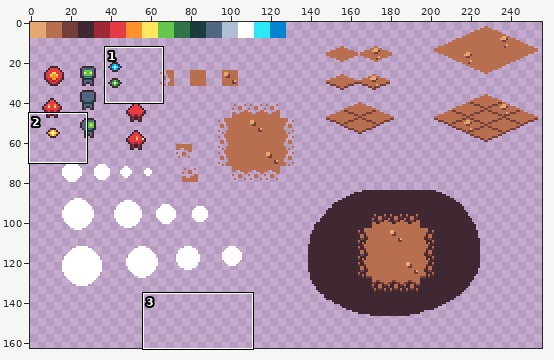
Pixel-art file -- assets/aseprite/sketch.ase. The picture above shows the old version from afar; the outline marks the close-up.
Close-up. First the earlier version:
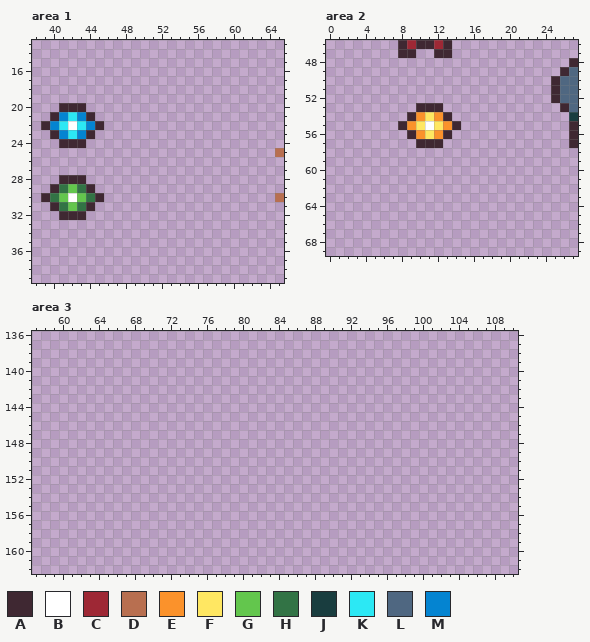
256x256 pixels, 1 frame. Shown: area 1: x 38..65, y 13..39; area 2: x 0..27, y 46..69; area 3: x 57..110, y 136..162. The wide view leaves out empty margins.
Palette (. is transparent): A #3f2832  B #ffffff  C #9e2835  D #b86f50  E #fb922b  F #ffe762  G #63c64d  H #327345  J #193d3f  K #2ce8f4  L #4f6781  M #0484d1
Pixels before, area 1, first column x 39:
20 ..AAA......................
21 .AMKMA.....................
22 AMKBKMA....................
23 .AMKMA.....................
24 ..AAA......................
25 ..........................D
26 ...........................
27 ...........................
28 ..AAA......................
29 .AHGHA.....................
30 AHGBGHA...................D
31 .AHGHA.....................
32 ..AAA......................
Pixels before, area 2, first column x 8:
46 ACAACA..............
47 AA..AA..............
48 ...................A
49 ..................AL
50 .................ALL
51 .................ALL
52 .................ALL
53 ..AAA.............AL
54 .AEFEA.............J
55 AEFBFEA............A
56 .AEFEA.............A
57 ..AAA..............A
Now the later version:
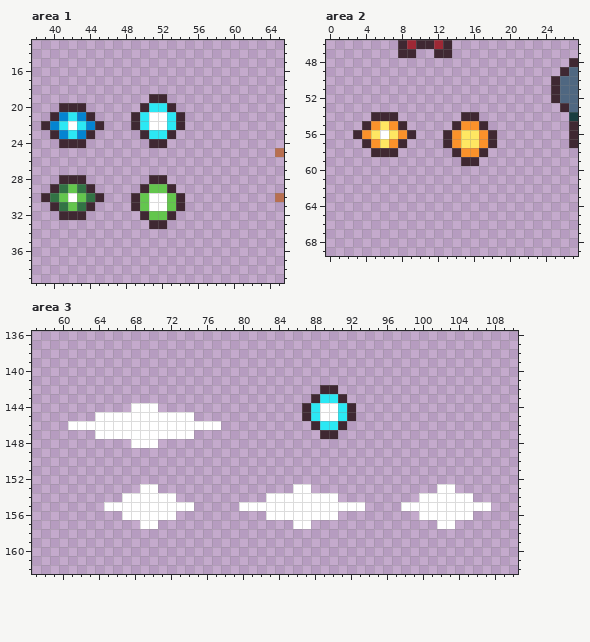
Edits made:
Area 1:
y 19: x 51..52 .. -> AA
y 20: x 50..53 .... -> AKKA
y 21..22: x 49..54 ...... -> AKBBKA
y 23: x 50..53 .... -> AKKA
y 24: x 51..52 .. -> AA
y 28: x 51..52 .. -> AA
y 29: x 50..53 .... -> AGGA
y 30..31: x 49..54 ...... -> AGBBGA
y 32: x 50..53 .... -> AGGA
y 33: x 51..52 .. -> AA
Area 2:
y 53: x 10..12 AAA -> ...
y 54: x 5..7 ... -> AAA; x 9..13 AEFEA -> .....; x 15..16 .. -> AA
y 55: x 4..7 .... -> AEFE; x 9..13 EFBFE -> .....; x 15..17 ... -> EEA
y 56: x 3..8 ...... -> AEFBFE; x 10..12 EFE -> ...; x 14..18 ..... -> EFFEA
y 57: x 4..8 ..... -> AEFEA; x 10..18 AAA...... -> ...AEFFEA
y 58: x 5..7 ... -> AAA; x 14..17 .... -> AEEA
y 59: x 15..16 .. -> AA
Area 3:
y 142: x 89..90 .. -> AA
y 143: x 88..91 .... -> AKKA
y 144: x 68..70 ... -> BBB; x 87..92 ...... -> AKBBKA
y 145: x 64..74 ........... -> BBBBBBBBBBB; x 87..92 ...... -> AKBBKA
y 146: x 61..77 ................. -> BBBBBBBBBBBBBBBBB; x 88..91 .... -> AKKA
y 147: x 64..74 ........... -> BBBBBBBBBBB; x 89..90 .. -> AA
y 148: x 68..70 ... -> BBB
y 153: x 69..70 .. -> BB; x 86..87 .. -> BB; x 102..103 .. -> BB
y 154: x 67..72 ...... -> BBBBBB; x 83..90 ........ -> BBBBBBBB; x 100..105 ...... -> BBBBBB
y 155: x 65..74 .......... -> BBBBBBBBBB; x 80..93 .............. -> BBBBBBBBBBBBBB; x 98..107 .......... -> BBBBBBBBBB
y 156: x 67..72 ...... -> BBBBBB; x 83..90 ........ -> BBBBBBBB; x 100..105 ...... -> BBBBBB
y 157: x 69..70 .. -> BB; x 86..87 .. -> BB; x 102..103 .. -> BB
